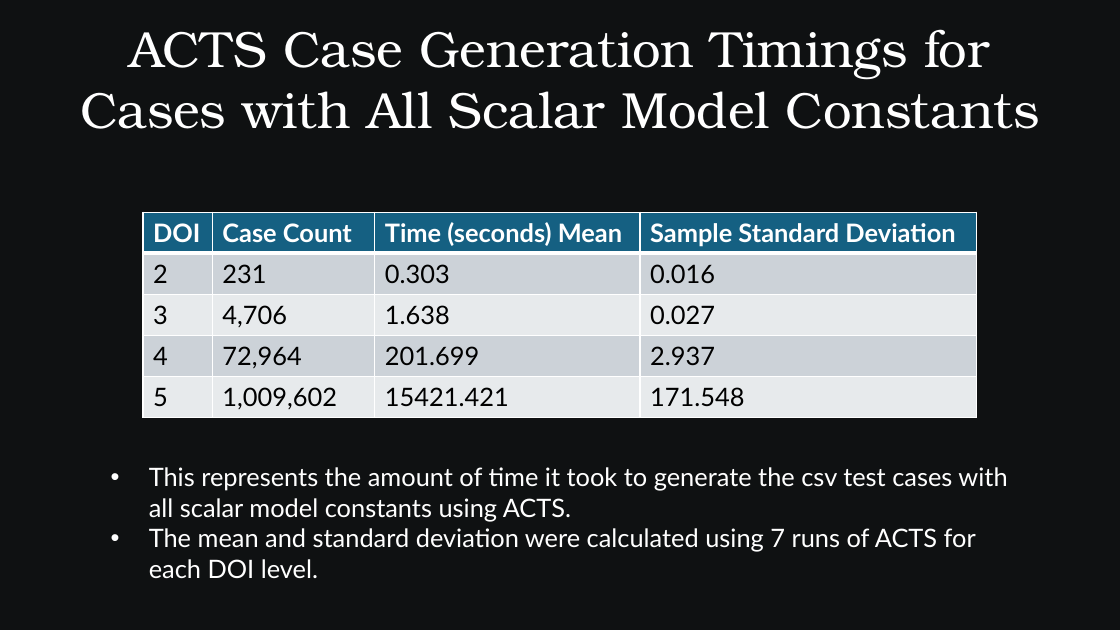
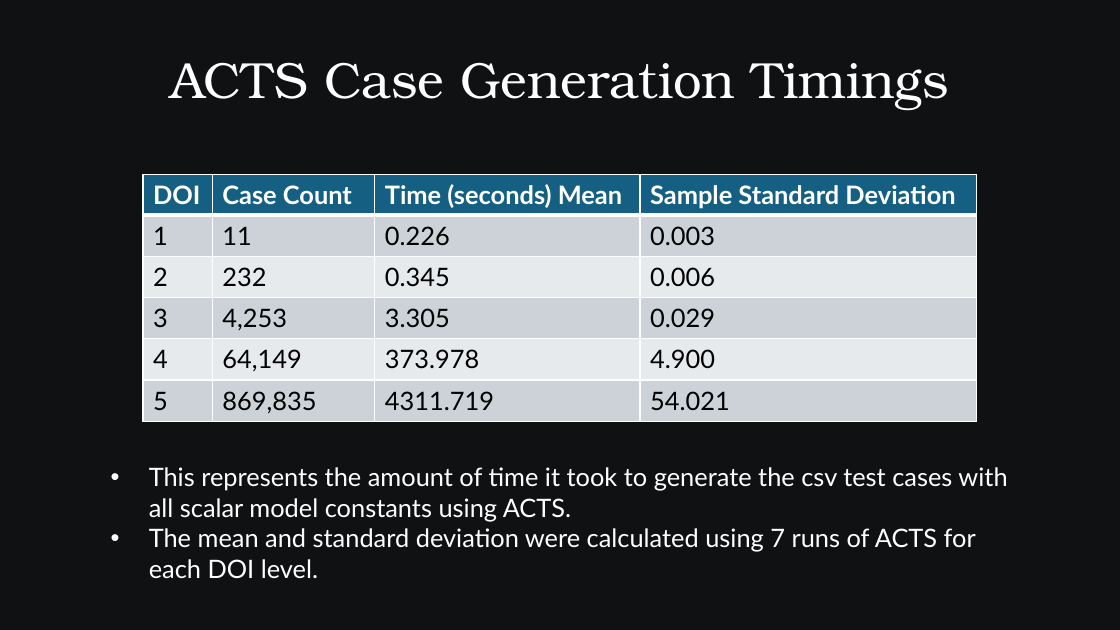
Before and after one commit to SamAllen06/lake_temp_work, a slide deck: slide 42 of documentation/for_collaborators/AnalysisOverview.pptx (slide 43 before the commit). Drawn at 1120x630 pixels with LibreOffice and Linux fonts; fonts in the diff are those of the drawing. Boxes give left, top, right and bottom in pixels: in the first picture for what was removed or moved away, otherwise in the second. Text is boxed around its words. In the diff, an @@ line names an element or a change of style, - is before the commit and + after.

```diff
--- a/documentation/for_collaborators/AnalysisOverview.pptx
+++ b/documentation/for_collaborators/AnalysisOverview.pptx
@@ text at [171, 62, 949, 110]: text changed @@
-ACTS Case Generation Timings for
-Cases with All Scalar Model Constants
+ACTS Case Generation Timings
@@ table at [143, 175, 978, 422] @@
-row 2: 2 | 231 | 0.303 | 0.016
-row 3: 3 | 4,706 | 1.638 | 0.027
-row 4: 4 | 72,964 | 201.699 | 2.937
-row 5: 5 | 1,009,602 | 15421.421 | 171.548
+row 2: 1 | 11 | 0.226 | 0.003
+row 3: 2 | 232 | 0.345 | 0.006
+row 4: 3 | 4,253 | 3.305 | 0.029
+row 5: 4 | 64,149 | 373.978 | 4.900
+row 6: 5 | 869,835 | 4311.719 | 54.021
@@ table: place and size @@
-table at [143, 212, 978, 418]
+table at [143, 175, 978, 422]
```
Also in this commit, not shown: 23 other slides changed, 8 slides added, 7 slides removed, 3 other files.
